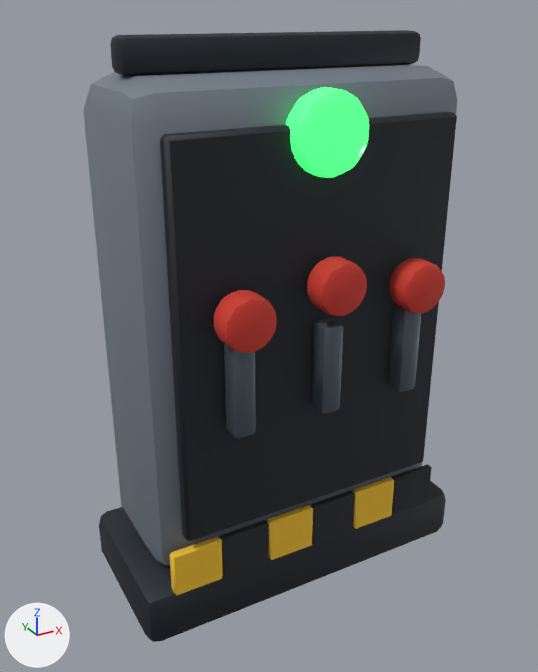
One commit to the FBX model Assets/ShipMayham/Art/Generated/Models/FuseBox.fbx: the scene before it, then after it.
Both versions are drawn from a 50 mm lens placed at (-0.464, -0.794, 0.766), pointed at (-0.022, 0.009, 0.364). Lighting does not change. The marker at lower left points along +X, +Y and +Z. The older version comes first. Where no turn or scale is listed for an object, it has been applied to the vertices. Vertices at exactly the same position are counted once.

Objects in the first picture: 'FuseBox'.
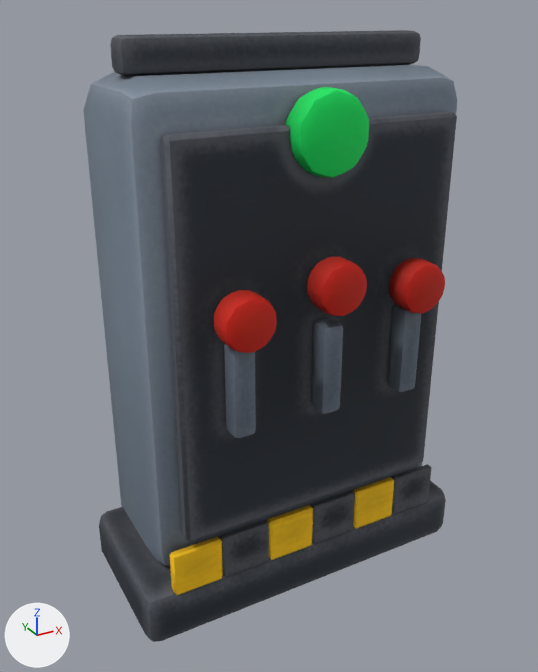
Where the newer file only moved an object's origin or applied its transform, the numbers keep the older frame.

What changed in the scene script:
```text
Add img_fusebox_paint_png:
    img_fusebox_paint_png = load_image('FuseBox_Paint.png', '../Textures/FuseBox_Paint.png', 512, 512, 'sRGB')
Add mat_fusebox_paint:
    mat_fusebox_paint = principled_material('FuseBox_Paint')
    mat_fusebox_paint.texture = img_fusebox_paint_png
    mat_fusebox_paint.roughness = 0.78
Change me_fusebox:
    where me_fusebox.from_pydata(...)  # 1052 vertices, 1031 faces; spans x -0.25..0.25, y -0.135..0.135, z 0.0..0.74
    used by ob_fusebox; location = (0.0, 0.0, 0.0)
    me_fusebox part 1: all 134 faces that had it switch from mat_metal_dark (dark grey #2c3138) to mat_fusebox_paint (picture img_fusebox_paint_png)
    me_fusebox part 2: all 54 faces that had it switch from mat_panel_grey (grey #7e8893) to mat_fusebox_paint (picture img_fusebox_paint_png)
    me_fusebox part 3: all 162 faces that had it switch from mat_metal (greyish blue #5d6772) to mat_fusebox_paint (picture img_fusebox_paint_png)
    me_fusebox part 4: all 396 faces that had it switch from mat_lever_red (red #cf3a2d) to mat_fusebox_paint (picture img_fusebox_paint_png)
    me_fusebox part 5: all 132 faces that had it switch from mat_lamp_green (green #5be07a, glowing green #2fd05a) to mat_fusebox_paint (picture img_fusebox_paint_png)
    me_fusebox part 6: all 78 faces that had it switch from mat_hazard_yellow (yellow #f2c230) to mat_fusebox_paint (picture img_fusebox_paint_png)
    me_fusebox part 7: all 75 faces that had it switch from mat_hazard_black (black #23262b) to mat_fusebox_paint (picture img_fusebox_paint_png)
    me_fusebox part 8: texture (UV) coordinates changed
```

Where the change shows, as pixel boxes [x1, y1, x2, y2] in the pictures (538 x 672 px):
'FuseBox', recoloured, surface changed
    both: [96, 30, 457, 642]
part 1 of me_fusebox, recoloured
    both: [99, 30, 457, 642]
part 2 of me_fusebox, recoloured
    both: [96, 64, 456, 566]
part 3 of me_fusebox, recoloured
    both: [224, 304, 421, 438]
part 4 of me_fusebox, recoloured
    both: [214, 257, 444, 353]
part 5 of me_fusebox, recoloured (darker)
    both: [286, 87, 369, 178]
part 6 of me_fusebox, recoloured
    both: [169, 477, 394, 596]
part 7 of me_fusebox, recoloured
    both: [220, 464, 432, 577]
